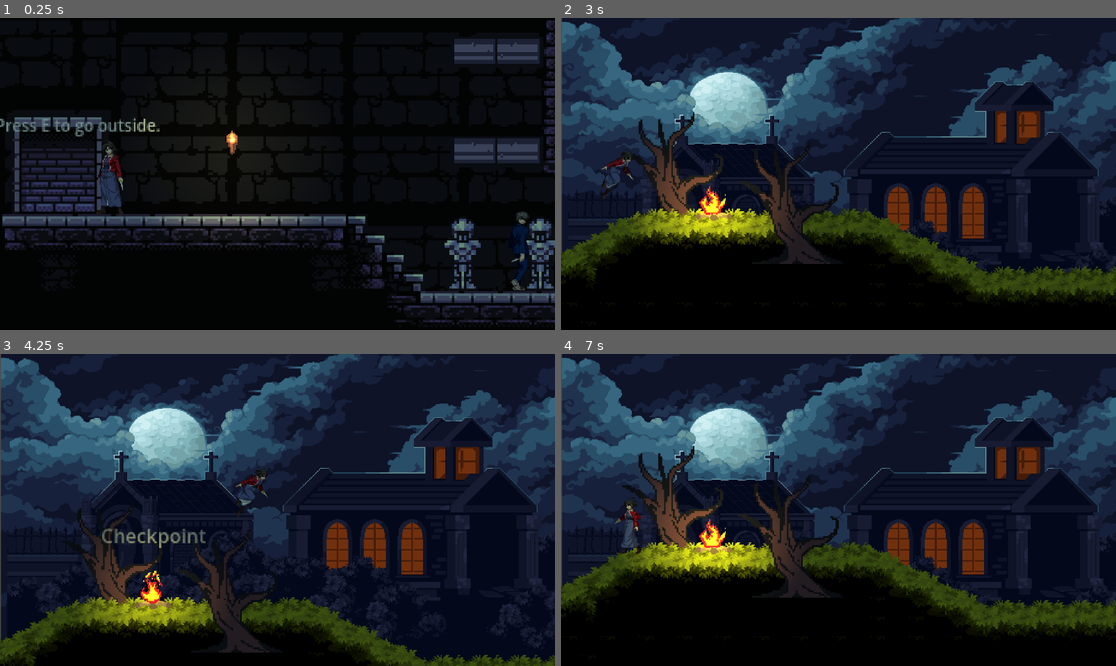
Above: before the commit, frames 1-4 (two rows, left to right).
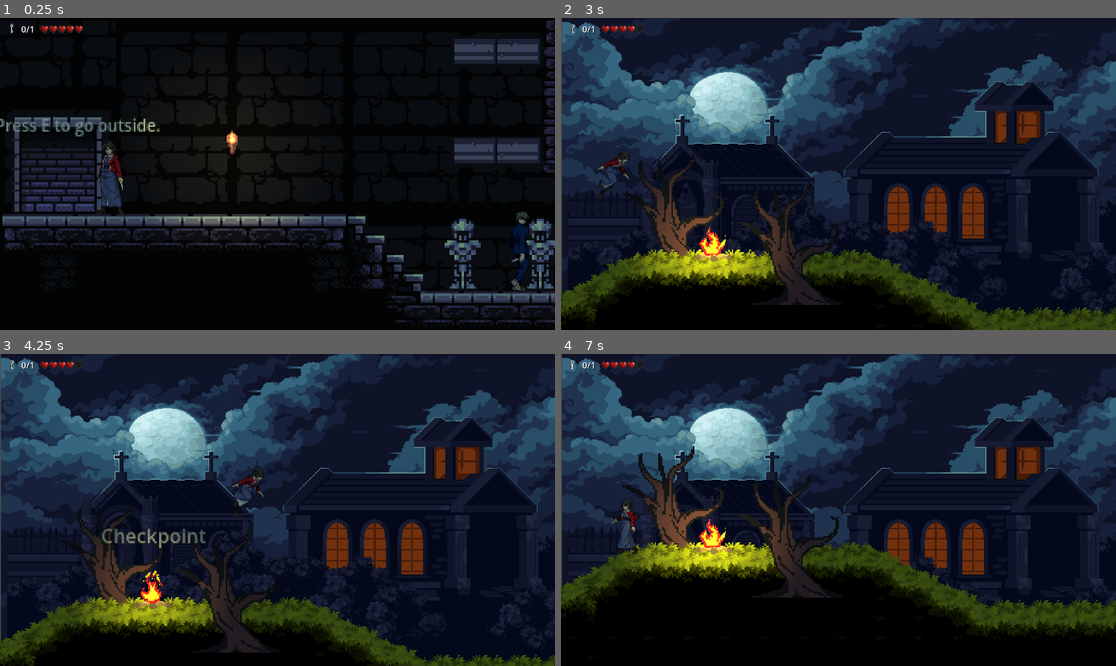
Above: after the commit, the same moments.

Repository: Iryll31/Game-Dev-Finals
Game: Godot game, scene res://scenes/Stage 2.tscn
Two runs of this game, one before a commit and one after it. Both use one fixed random seed, a clock stepped at 60 frames per second and the inputs below. Before the commit the project has no main scene; this scene is started directly in both runs.
Inputs (mouse positions are in pixels of both pictures, inside the frame that each line leads up to):
- Up to frame 1 (0.25 s): no input
- Up to frame 2 (3 s): tap E (interact) at 0.5, 0.6, 1.35, 2.3, 2.85 s; move the mouse to (960, 158) at 0.52 s; hold D (move_right) 0.53-2.03 s; tap Space (jump) at 0.77, 1.52 s; move the mouse to (727, 189) at 1.27 s; move the mouse to (894, 105) at 2.02 s; hold A (move_left) 2.03-2.78 s; click (894, 105) at 2.1 s; move the mouse to (810, 236) at 2.77 s; hold D (move_right) from 2.78 s (still down)
- Up to frame 3 (4.25 s): keep holding D (move_right); tap Space (jump) at 3.02, 3.77 s; tap E (interact) at 3.5, 3.6 s; move the mouse to (444, 556) at 3.52 s
- Up to frame 4 (7 s): move the mouse to (672, 463) at 4.27 s; release D (move_right) at 4.28 s; hold A (move_left) 4.28-5.03 s; click (672, 463) at 4.35 s; tap Space (jump) at 4.52, 6.02, 6.77 s; tap E (interact) at 4.55, 5.1, 5.85, 6.8 s; move the mouse to (866, 510) at 5.02 s; hold D (move_right) 5.03-5.78 s; move the mouse to (755, 432) at 5.77 s; hold A (move_left) from 5.78 s (still down); move the mouse to (960, 494) at 6.52 s; click (960, 494) at 6.6 s

The runs differ from the first frame. In frame 1, 0.2% of the frame differs, in the area x 1-15%, y 1-5%; in frame 2, 24%, in the area x 0-100%, y 1-100%; in frame 3, 0.5%; in frame 4, 0.6%.

Commit message:
LIVES & KEYS
lives and keys working

Diff:
--- a/autoload/AudioManager.gd
+++ b/autoload/AudioManager.gd
@@ -33,7 +33,7 @@
 	"jump":          "res://audio/sfx/unit_jump.ogg",
 	"shoot":         "res://audio/sfx/unit_shoot.ogg",
 	"enemy_hit":     "res://audio/sfx/enemy_hit.ogg",
-	"player_hit":    "res://audio/sfx/player_hit.ogg",
+	"player_hit":    "res://sounds/hurt.wav",
 	"key_collect":   "res://audio/sfx/key_collect.ogg",
 	"gem_collect":   "res://audio/sfx/gem_collect.ogg",
 	"heart_collect": "res://audio/sfx/heart_collect.ogg",
--- a/autoload/GameManager.gd
+++ b/autoload/GameManager.gd
@@ -8,6 +8,7 @@
 signal gems_changed(new_gems: int)
 signal staff_piece_collected(piece_index: int)
 signal health_changed(new_hp: int, max_hp: int)
+signal key_progress_changed(collected: int, total: int)
 signal game_over
 signal game_won
 
@@ -28,6 +29,7 @@
 var transition_spawn_pos : Vector2 = Vector2.ZERO
 var transition_spawn_scene_path : String = ""
 var has_key        : bool = false
+var collected_keys_by_scene: Dictionary = {}
 
 # --- Floor scene paths (set these to your actual scene file paths) ---
 const FLOOR_SCENES: Array[String] = [
@@ -54,6 +56,9 @@
 	transition_spawn_pos = Vector2.ZERO
 	transition_spawn_scene_path = ""
 	has_key         = false
+	collected_keys_by_scene.clear()
+	emit_signal("health_changed", health, MAX_HEALTH)
+	emit_key_progress_changed()
 
 # --- Lives ---
 func add_life(amount: int = 1) -> void:
@@ -136,6 +141,36 @@
 	transition_spawn_scene_path = ""
 	return spawn_pos
 
+# --- Keys ---
+func collect_key(scene_path: String = "") -> void:
+	var key_scene_path := _resolve_scene_path(scene_path)
+	if key_scene_path == "":
+		return
+
+	collected_keys_by_scene[key_scene_path] = true
+	has_key = true
+	emit_key_progress_changed(key_scene_path)
+
+func has_key_for_scene(scene_path: String = "") -> bool:
+	var key_scene_path := _resolve_scene_path(scene_path)
+	if key_scene_path == "":
+		return false
+
+	return collected_keys_by_scene.get(key_scene_path, false)
+
+func get_key_progress(scene_path: String = "") -> int:
+	return 1 if has_key_for_scene(scene_path) else 0
+
+func emit_key_progress_changed(scene_path: String = "") -> void:
+	emit_signal("key_progress_changed", get_key_progress(scene_path), 1)
+
+func _resolve_scene_path(scene_path: String = "") -> String:
+	if scene_path != "":
+		return scene_path
+	if get_tree().current_scene != null:
+		return get_tree().current_scene.scene_file_path
+	return ""
+
 # --- Floor Transition ---
 func next_floor() -> void:
 	current_floor += 1
--- a/killzone.gd
+++ b/killzone.gd
@@ -12,7 +12,8 @@
 
 	_is_triggered = true
 	monitoring = false
-	print("You died!")
+	print("You took damage!")
+	_damage_player(body)
 	Engine.time_scale=0.5
 	var collision_shape := body.get_node_or_null("CollisionShape2D")
 	if collision_shape != null:
@@ -26,3 +27,11 @@
 		get_tree().change_scene_to_file(GameManager.checkpoint_scene_path)
 	else:
 		get_tree().reload_current_scene()
+
+
+func _damage_player(body: Node2D) -> void:
+	if body.has_method("take_damage"):
+		body.take_damage(1)
+		return
+
+	GameManager.take_damage(1)
--- a/project.godot
+++ b/project.godot
@@ -11,6 +11,7 @@
 [application]
 
 config/name="Dungeon"
+run/main_scene="uid://bvitob1wahdno"
 config/features=PackedStringArray("4.6", "Forward Plus")
 config/icon="res://icon.svg"
 
--- /dev/null
+++ b/scenes/Chest.tscn
@@ -0,0 +1,128 @@
+[gd_scene format=3 uid="uid://b3hbd26ybl0k2"]
+
+[ext_resource type="Texture2D" uid="uid://c6aoqkctrl0xy" path="res://items/Chests.png" id="1_cjixx"]
+
+[sub_resource type="AtlasTexture" id="AtlasTexture_s2tek"]
+atlas = ExtResource("1_cjixx")
+region = Rect2(0, 0, 48, 30)
+
+[sub_resource type="AtlasTexture" id="AtlasTexture_rkgax"]
+atlas = ExtResource("1_cjixx")
+region = Rect2(48, 0, 48, 30)
+
+[sub_resource type="AtlasTexture" id="AtlasTexture_psq76"]
+atlas = ExtResource("1_cjixx")
+region = Rect2(96, 0, 48, 30)
+
+[sub_resource type="AtlasTexture" id="AtlasTexture_vpyr1"]
+atlas = ExtResource("1_cjixx")
+region = Rect2(144, 0, 48, 30)
+
+[sub_resource type="AtlasTexture" id="AtlasTexture_uw0c0"]
+atlas = ExtResource("1_cjixx")
+region = Rect2(192, 0, 48, 30)
+
+[sub_resource type="AtlasTexture" id="AtlasTexture_neeqk"]
+atlas = ExtResource("1_cjixx")
+region = Rect2(0, 0, 48, 30)
+
+[sub_resource type="AtlasTexture" id="AtlasTexture_v84rw"]
+atlas = ExtResource("1_cjixx")
+region = Rect2(48, 0, 48, 30)
+
+[sub_resource type="AtlasTexture" id="AtlasTexture_matvi"]
+atlas = ExtResource("1_cjixx")
+region = Rect2(96, 0, 48, 30)
+
+[sub_resource type="AtlasTexture" id="AtlasTexture_hwqxr"]
+atlas = ExtResource("1_cjixx")
+region = Rect2(144, 0, 48, 30)
+
+[sub_resource type="AtlasTexture" id="AtlasTexture_4p6wi"]
+atlas = ExtResource("1_cjixx")
+region = Rect2(192, 0, 48, 30)
+
+[sub_resource type="AtlasTexture" id="AtlasTexture_hu20b"]
+atlas = ExtResource("1_cjixx")
+region = Rect2(0, 30, 48, 30)
+
+[sub_resource type="AtlasTexture" id="AtlasTexture_p6d41"]
+atlas = ExtResource("1_cjixx")
+region = Rect2(48, 30, 48, 30)
+
+[sub_resource type="AtlasTexture" id="AtlasTexture_onhji"]
+atlas = ExtResource("1_cjixx")
+region = Rect2(96, 30, 48, 30)
+
+[sub_resource type="AtlasTexture" id="AtlasTexture_p7ajc"]
+atlas = ExtResource("1_cjixx")
+region = Rect2(144, 30, 48, 30)
+
+[sub_resource type="AtlasTexture" id="AtlasTexture_axhin"]
+atlas = ExtResource("1_cjixx")
+region = Rect2(192, 30, 48, 30)
+
+[sub_resource type="SpriteFrames" id="SpriteFrames_y5v2q"]
+animations = [{
+"frames": [{
+"duration": 1.0,
+"texture": SubResource("AtlasTexture_s2tek")
+}, {
+"duration": 1.0,
+"texture": SubResource("AtlasTexture_rkgax")
+}, {
+"duration": 1.0,
+"texture": SubResource("AtlasTexture_psq76")
+}, {
+"duration": 1.0,
+"texture": SubResource("AtlasTexture_vpyr1")
+}, {
+"duration": 1.0,
+"texture": SubResource("AtlasTexture_uw0c0")
+}],
+"loop": true,
+"name": &"idle",
+"speed": 2.0
+}, {
+"frames": [{
+"duration": 1.0,
+"texture": SubResource("AtlasTexture_neeqk")
+}, {
+"duration": 1.0,
+"texture": SubResource("AtlasTexture_v84rw")
+}, {
+"duration": 1.0,
+"texture": SubResource("AtlasTexture_matvi")
+}, {
+"duration": 1.0,
+"texture": SubResource("AtlasTexture_hwqxr")
+}, {
+"duration": 1.0,
+"texture": SubResource("AtlasTexture_4p6wi")
+}, {
+"duration": 1.0,
+"texture": SubResource("AtlasTexture_hu20b")
+}, {
+"duration": 1.0,
+"texture": SubResource("AtlasTexture_p6d41")
+}, {
+"duration": 1.0,
+"texture": SubResource("AtlasTexture_onhji")
+}, {
+"duration": 1.0,
+"texture": SubResource("AtlasTexture_p7ajc")
+}, {
+"duration": 1.0,
+"texture": SubResource("AtlasTexture_axhin")
+}],
+"loop": true,
+"name": &"open",
+"speed": 5.0
+}]
+
+[node name="Chest" type="Node2D" unique_id=1564306520]
+
+[node name="AnimatedSprite2D" type="AnimatedSprite2D" parent="." unique_id=822158303]
+sprite_frames = SubResource("SpriteFrames_y5v2q")
+animation = &"idle"
+frame_progress = 0.9487383
--- /dev/null
+++ b/scenes/Key.tscn
@@ -0,0 +1,111 @@
+[gd_scene format=3 uid="uid://cjpkiuse3h107"]
+
+[ext_resource type="Texture2D" uid="uid://yv6j3wwu53be" path="res://items/key-white.png" id="1_px33k"]
+[ext_resource type="Script" path="res://scenes/key.gd" id="2_key_script"]
+
+[sub_resource type="AtlasTexture" id="AtlasTexture_aruhq"]
+atlas = ExtResource("1_px33k")
+region = Rect2(0, 0, 32, 32)
+
+[sub_resource type="AtlasTexture" id="AtlasTexture_mxmed"]
+atlas = ExtResource("1_px33k")
+region = Rect2(32, 0, 32, 32)
+
+[sub_resource type="AtlasTexture" id="AtlasTexture_03m3r"]
+atlas = ExtResource("1_px33k")
+region = Rect2(64, 0, 32, 32)
+
+[sub_resource type="AtlasTexture" id="AtlasTexture_kxh1p"]
+atlas = ExtResource("1_px33k")
+region = Rect2(96, 0, 32, 32)
+
+[sub_resource type="AtlasTexture" id="AtlasTexture_r2qov"]
+atlas = ExtResource("1_px33k")
+region = Rect2(128, 0, 32, 32)
+
+[sub_resource type="AtlasTexture" id="AtlasTexture_sf65m"]
+atlas = ExtResource("1_px33k")
+region = Rect2(160, 0, 32, 32)
+
+[sub_resource type="AtlasTexture" id="AtlasTexture_iw63h"]
+atlas = ExtResource("1_px33k")
+region = Rect2(192, 0, 32, 32)
+
+[sub_resource type="AtlasTexture" id="AtlasTexture_gtq2i"]
+atlas = ExtResource("1_px33k")
+region = Rect2(224, 0, 32, 32)
+
+[sub_resource type="AtlasTexture" id="AtlasTexture_lqcyg"]
+atlas = ExtResource("1_px33k")
+region = Rect2(256, 0, 32, 32)
+
+[sub_resource type="AtlasTexture" id="AtlasTexture_x0ehg"]
+atlas = ExtResource("1_px33k")
+region = Rect2(288, 0, 32, 32)
+
+[sub_resource type="AtlasTexture" id="AtlasTexture_ln7xu"]
+atlas = ExtResource("1_px33k")
+region = Rect2(320, 0, 32, 32)
+
+[sub_resource type="AtlasTexture" id="AtlasTexture_j442c"]
+atlas = ExtResource("1_px33k")
+region = Rect2(352, 0, 32, 32)
+
+[sub_resource type="SpriteFrames" id="SpriteFrames_e0gw0"]
+animations = [{
+"frames": [{
+"duration": 1.0,
+"texture": SubResource("AtlasTexture_aruhq")
+}, {
+"duration": 1.0,
+"texture": SubResource("AtlasTexture_mxmed")
+}, {
+"duration": 1.0,
+"texture": SubResource("AtlasTexture_03m3r")
+}, {
+"duration": 1.0,
+"texture": SubResource("AtlasTexture_kxh1p")
+}, {
+"duration": 1.0,
+"texture": SubResource("AtlasTexture_r2qov")
+}, {
+"duration": 1.0,
+"texture": SubResource("AtlasTexture_sf65m")
+}, {
+"duration": 1.0,
+"texture": SubResource("AtlasTexture_iw63h")
+}, {
+"duration": 1.0,
+"texture": SubResource("AtlasTexture_gtq2i")
+}, {
+"duration": 1.0,
+"texture": SubResource("AtlasTexture_lqcyg")
+}, {
+"duration": 1.0,
+"texture": SubResource("AtlasTexture_x0ehg")
+}, {
+"duration": 1.0,
+"texture": SubResource("AtlasTexture_ln7xu")
+}, {
+"duration": 1.0,
+"texture": SubResource("AtlasTexture_j442c")
+}],
+"loop": true,
+"name": &"default",
+"speed": 10.0
+}]
+
+[sub_resource type="CircleShape2D" id="CircleShape2D_key"]
+radius = 13.0
+
+[node name="Key" type="Area2D" unique_id=154710595]
+collision_mask = 2
+script = ExtResource("2_key_script")
+
+[node name="AnimatedSprite2D" type="AnimatedSprite2D" parent="." unique_id=1017463612]
+sprite_frames = SubResource("SpriteFrames_e0gw0")
+autoplay = "default"
+frame_progress = 0.9758728
+
+[node name="CollisionShape2D" type="CollisionShape2D" parent="."]
+shape = SubResource("CircleShape2D_key")
--- a/scenes/Stage 1.tscn
+++ b/scenes/Stage 1.tscn
@@ -3,7 +3,7 @@
 [ext_resource type="Texture2D" uid="uid://dypi3rv7edewb" path="res://assets/Tilesetv3.png" id="2_ac0o8"]
 [ext_resource type="PackedScene" uid="uid://17vo4edfrmaj" path="res://scenes/player.tscn" id="3_vqe5t"]
 [ext_resource type="Texture2D" uid="uid://b54st7qshq7jv" path="res://assets/Background_0.png" id="5_2v3h1"]
-[ext_resource type="PackedScene" uid="uid://dks8062ff3beh" path="res://scenes/enemy.tscn" id="5_028ra"]
+[ext_resource type="PackedScene" uid="uid://dks8062ff3beh" path="res://enemy.tscn" id="5_028ra"]
 [ext_resource type="Texture2D" uid="uid://b1i1j85ts3i7j" path="res://assets/Background_1.png" id="5_ac0o8"]
 [ext_resource type="AudioStream" uid="uid://clkryu52so3n1" path="res://assets/deuslower-atmosphere-dark-fantasy-dungeon-synth-248210.mp3" id="7_vqe5t"]
 [ext_resource type="AudioStream" uid="uid://3hxo8u85jgxm" path="res://audio/sfx/outside sound.mp3" id="8_kmqi8"]
@@ -14,6 +14,10 @@
 [ext_resource type="Script" uid="uid://osxrd5de0rf4" path="res://scenes/incubus_boy_dialogue.gd" id="11_dialogue"]
 [ext_resource type="Script" uid="uid://cjkfdkxsx5vbm" path="res://scenes/stage_entrance.gd" id="12_stage_entrance"]
 [ext_resource type="PackedScene" uid="uid://be3i1b013a5i7" path="res://scenes/spiike trap.tscn" id="13_d52mq"]
+[ext_resource type="PackedScene" uid="uid://cjpkiuse3h107" path="res://scenes/Key.tscn" id="14_key"]
+[ext_resource type="Script" uid="uid://2hvqa77f5wd6" path="res://scenes/key_progress_label.gd" id="15_key_hud"]
+[ext_resource type="Script" uid="uid://8i7p6qherh48" path="res://scenes/heart_hud.gd" id="16_heart_hud"]
+[ext_resource type="Script" path="res://scenes/key_progress_icon.gd" id="17_key_icon"]
 
 [sub_resource type="TileSetAtlasSource" id="TileSetAtlasSource_d52mq"]
 texture = ExtResource("8_rxh2b")
@@ -1224,10 +1228,10 @@
 [sub_resource type="RectangleShape2D" id="RectangleShape2D_du160"]
 size = Vector2(26, 33)
 
-[node name="Node2D" type="Node2D" unique_id=508283502]
+[node name="Node2D2" type="Node2D" unique_id=508283502]
 
 [node name="Player" parent="." unique_id=1103805679 instance=ExtResource("3_vqe5t")]
-position = Vector2(36, -5)
+position = Vector2(33, -39)
 
 [node name="Camera2D" type="Camera2D" parent="Player" unique_id=299597785]
 position = Vector2(0, -23)
@@ -1238,6 +1242,28 @@
 limit_bottom = 248
 position_smoothing_enabled = true
 
+[node name="KeyHUD" type="CanvasLayer" parent="." unique_id=1073612671]
+
+[node name="KeyProgressIcon" type="AnimatedSprite2D" parent="KeyHUD"]
+position = Vector2(24, 22)
+script = ExtResource("17_key_icon")
+
+[node name="KeyProgressLabel" type="Label" parent="KeyHUD" unique_id=2112520844]
+offset_left = 44.0
+offset_top = 10.0
+offset_right = 114.0
+offset_bottom = 34.0
+theme_override_colors/font_shadow_color = Color(0, 0, 0, 1)
+theme_override_constants/shadow_offset_x = 1
+theme_override_constants/shadow_offset_y = 1
+theme_override_font_sizes/font_size = 18
+text = "0/1"
+script = ExtResource("15_key_hud")
+
+[node name="HeartHUD" type="Node2D" parent="KeyHUD" unique_id=1627235999]
+position = Vector2(92, 24)
+script = ExtResource("16_heart_hud")
+
 [node name="Enemy" parent="." unique_id=193293020 instance=ExtResource("5_028ra")]
 z_index = 1
 position = Vector2(686, 96)
@@ -1328,7 +1354,10 @@
 shape = SubResource("RectangleShape2D_incubus_dialogue")
 
 [node name="Checkpoint2" parent="." unique_id=1340323433 instance=ExtResource("9_028ra")]
-position = Vector2(1671, 164)
+position = Vector2(1923, 161)
+
+[node name="Key" parent="." unique_id=1889487418 instance=ExtResource("14_key")]
+position = Vector2(1589, 153)
 
 [node name="killzone" parent="." unique_id=1808961880 instance=ExtResource("10_gmwhc")]
 position = Vector2(1156, 765)
@@ -1343,6 +1372,7 @@
 script = ExtResource("12_stage_entrance")
 target_scene = "res://scenes/Stage 2.tscn"
 prompt_text = "Press E to Enter Dungeon"
+requires_key = true
 
 [node name="CollisionShape2D" type="CollisionShape2D" parent="Stage2Entrance" unique_id=34167530]
 shape = SubResource("RectangleShape2D_du160")
--- a/scenes/Stage 2.tscn
+++ b/scenes/Stage 2.tscn
@@ -12,7 +12,11 @@
 [ext_resource type="Script" uid="uid://dldaq36xpl5r4" path="res://scenes/checkpoint.gd" id="7_nrte0"]
 [ext_resource type="Script" uid="uid://cjkfdkxsx5vbm" path="res://scenes/stage_entrance.gd" id="8_xqcpu"]
 [ext_resource type="PackedScene" uid="uid://be3i1b013a5i7" path="res://scenes/spiike trap.tscn" id="9_xqcpu"]
+[ext_resource type="PackedScene" uid="uid://cjpkiuse3h107" path="res://scenes/Key.tscn" id="10_key"]
+[ext_resource type="Script" uid="uid://2hvqa77f5wd6" path="res://scenes/key_progress_label.gd" id="11_key_hud"]
 [ext_resource type="AudioStream" uid="uid://ggis86b6kdn8" path="res://audio/sfx/dungeon sound.mp3" id="12_6str2"]
+[ext_resource type="Script" path="res://scenes/heart_hud.gd" id="13_heart_hud"]
+[ext_resource type="Script" path="res://scenes/key_progress_icon.gd" id="14_key_icon"]
 
 [sub_resource type="TileSetAtlasSource" id="TileSetAtlasSource_6str2"]
 texture = ExtResource("1_feu17")
@@ -1263,6 +1267,28 @@
 limit_bottom = 837
 position_smoothing_enabled = true
 
+[node name="KeyHUD" type="CanvasLayer" parent="." unique_id=2129441654]
+
+[node name="KeyProgressIcon" type="AnimatedSprite2D" parent="KeyHUD"]
+position = Vector2(24, 22)
+script = ExtResource("14_key_icon")
+
+[node name="KeyProgressLabel" type="Label" parent="KeyHUD" unique_id=298975779]
+offset_left = 44.0
+offset_top = 10.0
+offset_right = 114.0
+offset_bottom = 34.0
+theme_override_colors/font_shadow_color = Color(0, 0, 0, 1)
+theme_override_constants/shadow_offset_x = 1
+theme_override_constants/shadow_offset_y = 1
+theme_override_font_sizes/font_size = 18
+text = "0/1"
+script = ExtResource("11_key_hud")
+
+[node name="HeartHUD" type="Node2D" parent="KeyHUD"]
+position = Vector2(92, 24)
+script = ExtResource("13_heart_hud")
+
 [node name="DirectionalLight2D" type="DirectionalLight2D" parent="." unique_id=259591843]
 color = Color(0.8541102, 0.6981251, 0.6936573, 1)
 energy = 0.67
@@ -1315,6 +1341,9 @@
 [node name="Torch12" parent="." unique_id=1302206205 instance=ExtResource("6_hlokh")]
 position = Vector2(986, 637)
 script = ExtResource("7_nrte0")
+
+[node name="Key" parent="." unique_id=994881395 instance=ExtResource("10_key")]
+position = Vector2(287, 475)
 
 [node name="Stage3Entrance" type="Area2D" parent="." unique_id=1524122798]
 position = Vector2(1031, 692)
@@ -1322,6 +1351,7 @@
 script = ExtResource("8_xqcpu")
 target_scene = "res://scenes/Scene 3.tscn"
 prompt_text = "Press E to Enter"
+requires_key = true
 use_target_spawn = true
 target_spawn_position = Vector2(50, 148)
 
--- /dev/null
+++ b/scenes/heart_hud.gd
@@ -0,0 +1,70 @@
+extends Node2D
+
+const HEART_SPACING: int = 18
+const HEART_FULL: Texture2D = preload("res://player/Hearts/PNG/basic/heart.png")
+const HEART_EMPTY: Texture2D = preload("res://player/Hearts/PNG/basic/background.png")
+const HEART_BORDER: Texture2D = preload("res://player/Hearts/PNG/basic/border.png")
+
+var _full_hearts: Array[AnimatedSprite2D] = []
+
+
+func _ready() -> void:
+	GameManager.health_changed.connect(_on_health_changed)
+	_build_hearts(GameManager.MAX_HEALTH)
+	_update_hearts(GameManager.health, GameManager.MAX_HEALTH)
+
+
+func _exit_tree() -> void:
+	if GameManager.health_changed.is_connected(_on_health_changed):
+		GameManager.health_changed.disconnect(_on_health_changed)
+
+
+func _on_health_changed(new_hp: int, max_hp: int) -> void:
+	if max_hp != _full_hearts.size():
+		_build_hearts(max_hp)
+	_update_hearts(new_hp, max_hp)
+
+
+func _build_hearts(max_hp: int) -> void:
+	for child in get_children():
+		child.queue_free()
+	_full_hearts.clear()
+
+	for index in range(max_hp):
+		var heart_position := Vector2(index * HEART_SPACING, 0)
+
+		var empty_heart := Sprite2D.new()
+		empty_heart.texture = HEART_EMPTY
+		empty_heart.position = heart_position
+		add_child(empty_heart)
+
+		var full_heart := AnimatedSprite2D.new()
+		full_heart.sprite_frames = _create_heart_frames()
+		full_heart.animation = &"default"
+		full_heart.position = heart_position
+		full_heart.play()
+		add_child(full_heart)
+		_full_hearts.append(full_heart)
+
+		var border := Sprite2D.new()
+		border.texture = HEART_BORDER
+		border.position = heart_position
+		add_child(border)
+
+
+func _create_heart_frames() -> SpriteFrames:
+	var frames := SpriteFrames.new()
+	if frames.has_animation(&"default"):
+		frames.remove_animation(&"default")
+	frames.add_animation(&"default")
+	frames.set_animation_loop(&"default", true)
+	frames.set_animation_speed(&"default", 2.0)
+	frames.add_frame(&"default", HEART_FULL)
+	frames.add_frame(&"default", HEART_FULL)
+	return frames
+
+
+func _update_hearts(new_hp: int, max_hp: int) -> void:
+	var visible_hearts: int = clampi(new_hp, 0, max_hp)
+	for index in range(_full_hearts.size()):
+		_full_hearts[index].visible = index < visible_hearts
--- /dev/null
+++ b/scenes/key.gd
@@ -0,0 +1,17 @@
+extends Area2D
+
+
+func _ready() -> void:
+	if GameManager.has_key_for_scene():
+		queue_free()
+		return
+
+	body_entered.connect(_on_body_entered)
+
+
+func _on_body_entered(body: Node2D) -> void:
+	if not (body is CharacterBody2D):
+		return
+
+	GameManager.collect_key()
+	queue_free()
--- /dev/null
+++ b/scenes/key_progress_icon.gd
@@ -0,0 +1,29 @@
+extends AnimatedSprite2D
+
+const KEY_TEXTURE: Texture2D = preload("res://items/key-white.png")
+const KEY_FRAME_SIZE: int = 32
+const KEY_FRAME_COUNT: int = 12
+
+
+func _ready() -> void:
+	sprite_frames = _create_key_frames()
+	animation = &"default"
+	scale = Vector2(0.75, 0.75)
+	play()
+
+
+func _create_key_frames() -> SpriteFrames:
+	var frames: SpriteFrames = SpriteFrames.new()
+	if frames.has_animation(&"default"):
+		frames.remove_animation(&"default")
+	frames.add_animation(&"default")
+	frames.set_animation_loop(&"default", true)
+	frames.set_animation_speed(&"default", 10.0)
+
+	for index in range(KEY_FRAME_COUNT):
+		var frame: AtlasTexture = AtlasTexture.new()
+		frame.atlas = KEY_TEXTURE
+		frame.region = Rect2(index * KEY_FRAME_SIZE, 0, KEY_FRAME_SIZE, KEY_FRAME_SIZE)
+		frames.add_frame(&"default", frame)
+
+	return frames
--- /dev/null
+++ b/scenes/key_progress_label.gd
@@ -0,0 +1,19 @@
+extends Label
+
+
+func _ready() -> void:
+	GameManager.key_progress_changed.connect(_on_key_progress_changed)
+	_update_text()
+
+
+func _exit_tree() -> void:
+	if GameManager.key_progress_changed.is_connected(_on_key_progress_changed):
+		GameManager.key_progress_changed.disconnect(_on_key_progress_changed)
+
+
+func _on_key_progress_changed(_collected: int, _total: int) -> void:
+	_update_text()
+
+
+func _update_text() -> void:
+	text = "%d/1" % GameManager.get_key_progress()
--- a/scenes/stage_entrance.gd
+++ b/scenes/stage_entrance.gd
@@ -2,6 +2,8 @@
 
 @export_file("*.tscn") var target_scene: String
 @export var prompt_text := "Press E to enter"
+@export var requires_key := false
+@export var locked_prompt_text := "You need a key first"
 @export var use_target_spawn := false
 @export var target_spawn_position := Vector2.ZERO
 
@@ -18,6 +20,9 @@
 
 func _process(_delta: float) -> void:
 	if _player_nearby and not _is_entering and Input.is_action_just_pressed("interact"):
+		if requires_key and not GameManager.has_key_for_scene():
+			_show_prompt(locked_prompt_text)
+			return
 		_enter_target_scene()
 
 
@@ -27,7 +32,7 @@
 
 	_player_nearby = true
 	_nearby_player = body as CharacterBody2D
-	_show_prompt(prompt_text)
+	_show_prompt(_get_current_prompt_text())
 
 
 func _on_body_exited(body: Node2D) -> void:
@@ -68,6 +73,9 @@
 		push_warning("Stage entrance target scene is missing: " + target_scene)
 		return
 
+	if requires_key:
+		GameManager.has_key = false
+
 	_is_entering = true
 	monitoring = false
 	_hide_prompt()
@@ -83,3 +91,10 @@
 
 		GameManager.set_transition_spawn(target_spawn_position, target_scene)
 	get_tree().change_scene_to_file(target_scene)
+
+
+func _get_current_prompt_text() -> String:
+	if requires_key and not GameManager.has_key_for_scene():
+		return locked_prompt_text
+
+	return prompt_text
--- a/scripts/killzone.gd
+++ b/scripts/killzone.gd
@@ -12,8 +12,8 @@
 
 	_is_triggered = true
 	monitoring = false
-	print("You died!")
-	_play_player_death_feedback(body)
+	print("You took damage!")
+	_damage_player(body)
 	Engine.time_scale=0.5
 	var collision_shape := body.get_node_or_null("CollisionShape2D")
 	if collision_shape != null:
@@ -29,9 +29,9 @@
 		get_tree().reload_current_scene()
 
 
-func _play_player_death_feedback(body: Node2D) -> void:
-	if body.has_method("play_death_feedback"):
-		body.play_death_feedback()
+func _damage_player(body: Node2D) -> void:
+	if body.has_method("take_damage"):
+		body.take_damage(1)
 		return
 
-	AudioManager.play_sfx("player_death")
+	GameManager.take_damage(1)
Binary file added: items/Chests.png
Not shown, added: items/Chests.png.import
Binary file added: items/key-white.png
Not shown, added: items/key-white.png.import
Binary file added: player/Hearts/PNG/animated/border/heart_animated_1.png
Not shown, added: player/Hearts/PNG/animated/border/heart_animated_1.png.import
Binary file added: player/Hearts/PNG/animated/border/heart_animated_2.png
Not shown, added: player/Hearts/PNG/animated/border/heart_animated_2.png.import
Binary file added: player/Hearts/PNG/animated/no_border/heart_animated_1.png
Not shown, added: player/Hearts/PNG/animated/no_border/heart_animated_1.png.import
Binary file added: player/Hearts/PNG/animated/no_border/heart_animated_2.png
Not shown, added: player/Hearts/PNG/animated/no_border/heart_animated_2.png.import
(and 15 more such lines)
